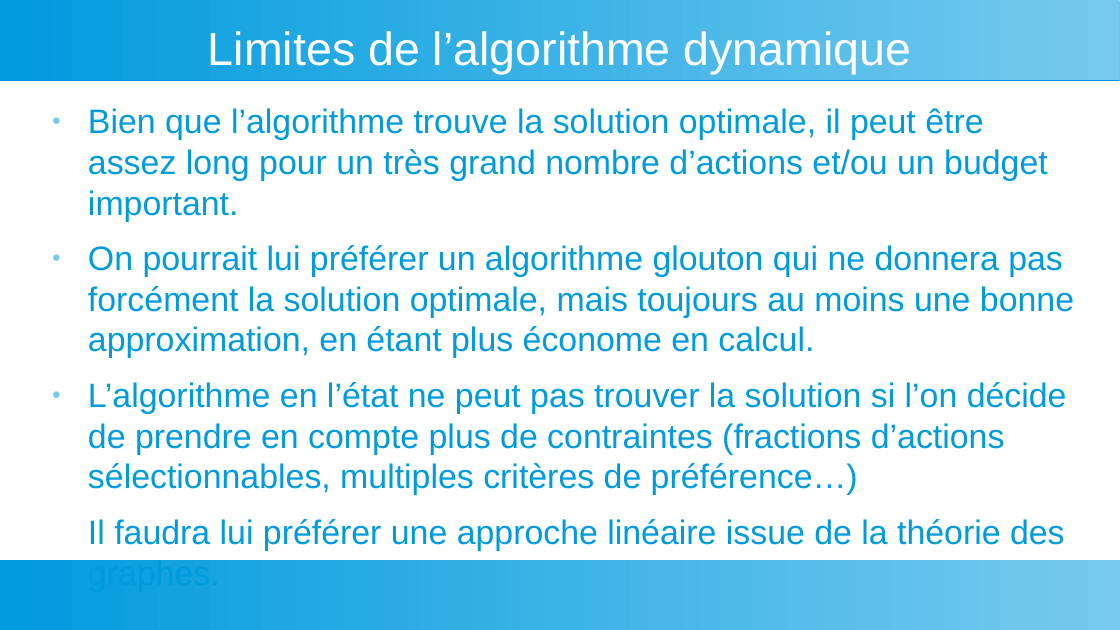
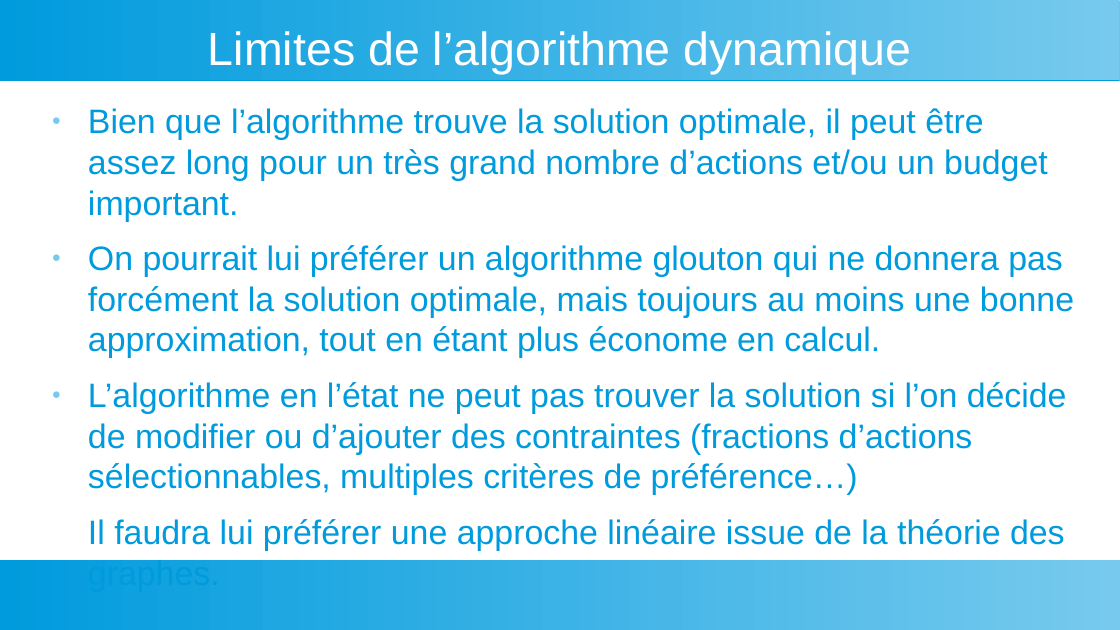
Before and after one commit to YoannDeb/AlgoInvest, a slide deck: slide 7 of Docs/Présentation.odp. Drawn at 1120x630 pixels with LibreOffice and Linux fonts; fonts in the diff are those of the drawing. Boxes give left, top, right and bottom in pixels: in the first picture for what was removed or moved away, otherwise in the second. Text is boxed around its words. In the diff, an @@ line names an element or a change of style, - is before the commit and + after.

```diff
--- a/Docs/Présentation.odp
+++ b/Docs/Présentation.odp
@@ text at (x1=88, y1=245, x2=1074, y2=495): text changed @@
-● On pourrait lui préférer un algorithme glouton qui ne donnera pas forcément la solution optimale, mais toujours au moins une bonne approximation, en étant plus économe en calcul.
-● L’algorithme en l’état ne peut pas trouver la solution si l’on décide de prendre en compte plus de contraintes (fractions d’actions sélectionnables, multiples critères de préférence…)
+● On pourrait lui préférer un algorithme glouton qui ne donnera pas forcément la solution optimale, mais toujours au moins une bonne approximation, tout en étant plus économe en calcul.
+● L’algorithme en l’état ne peut pas trouver la solution si l’on décide de modifier ou d’ajouter des contraintes (fractions d’actions sélectionnables, multiples critères de préférence…)
```
Also in this commit, not shown: 1 other slide changed, 1 slide added, 1 slide removed.
